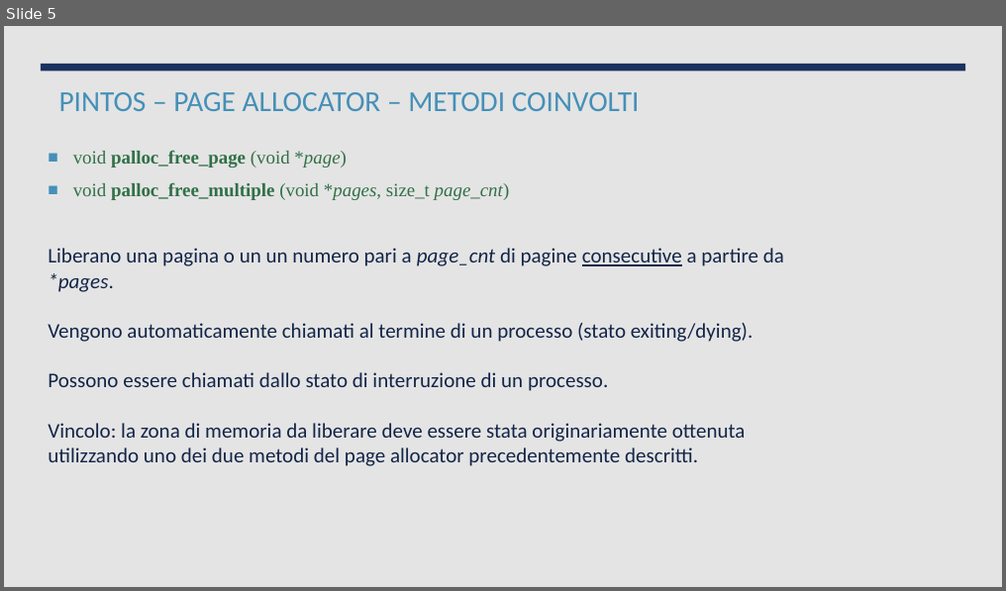
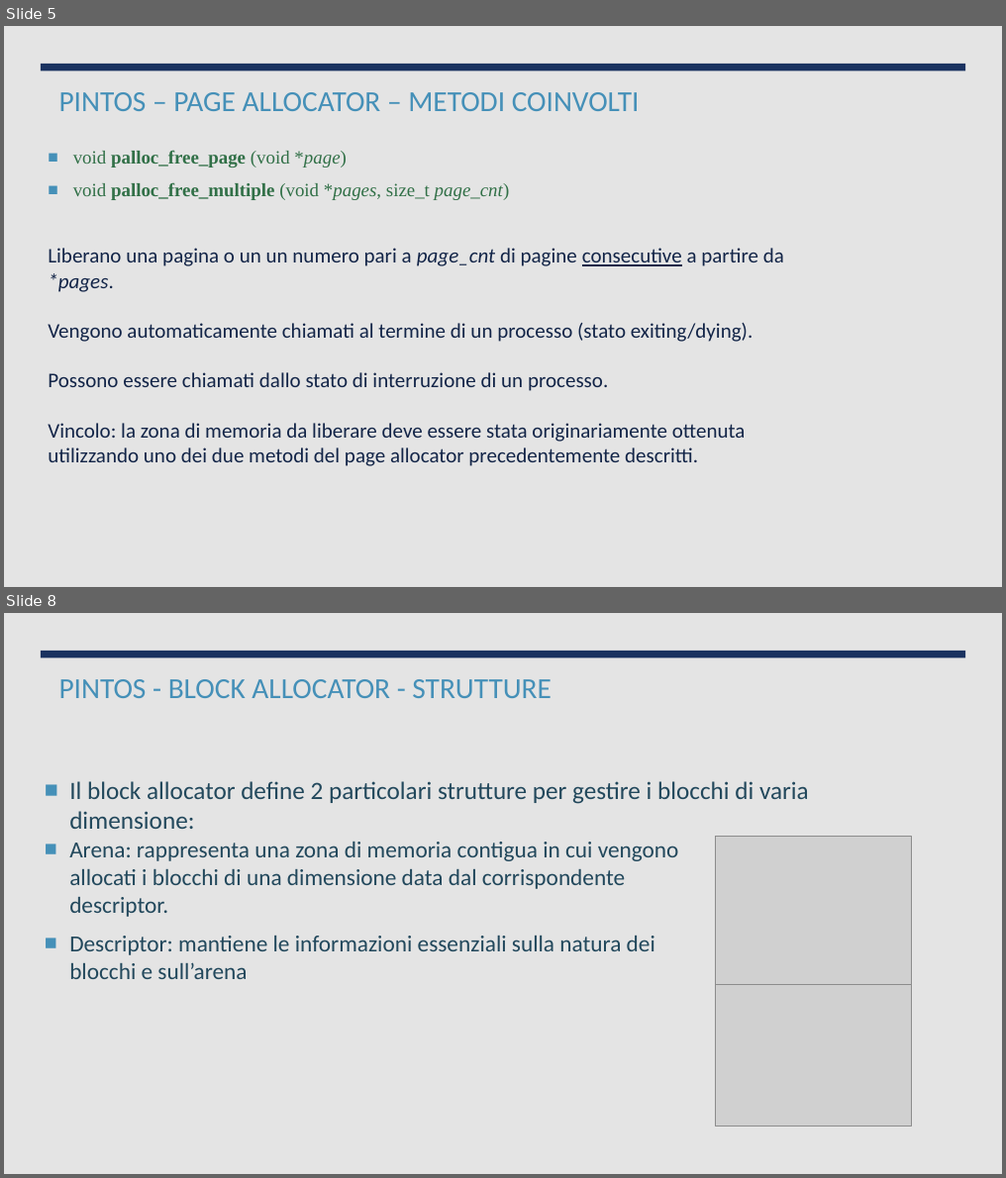
Before and after one commit to ProgrammazioneDiSistema2023-IA-ZZ/Group07, a slide deck: PintOS - Gestione Memoria.pptx. Shown one above the other, each under a label of ours: slide 5 before the commit, slides 5 and 8 after it; the slides between them are not shown. The pictures are 1006x591 and 1006x1178 pixels, drawn with LibreOffice and Linux fonts; fonts in the diff are those of the drawing; grey boxes stand for pictures. Boxes give left, top, right and bottom in pixels: in the first picture for what was removed or moved away, otherwise in the second. Text is boxed around its words. In the diff, an @@ line names an element or a change of style, - is before the commit and + after.

```diff
--- a/PintOS - Gestione Memoria.pptx
+++ b/PintOS - Gestione Memoria.pptx
@@ slide 8 added at (4, 613, 1002, 1174), background #EBEBEB @@
@@ rectangle added at (4, 613, 1002, 1174), fill #E4E4E4 @@
@@ rectangle added at (41, 651, 966, 658), fill #1A3260 @@
@@ title added at (59, 679, 551, 698), 28 pt, text #4590B8 @@
+PINTOS - BLOCK ALLOCATOR - STRUTTURE
@@ text added at (69, 781, 809, 829), 24 pt, text #23485C @@
+■ Il block allocator define 2 particolari strutture per gestire i blocchi di varia dimensione:
@@ text added at (69, 842, 679, 979), 22.2 pt, text #23485C @@
+■ Arena: rappresenta una zona di memoria contigua in cui vengono allocati i blocchi di una dimensione data dal corrispondente descriptor.
+■ Descriptor: mantiene le informazioni essenziali sulla natura dei blocchi e sull’arena
@@ picture added at (715, 837, 912, 994) @@
@@ picture added at (715, 985, 912, 1127) @@
```
Also in this commit, not shown: 6 other slides added.
